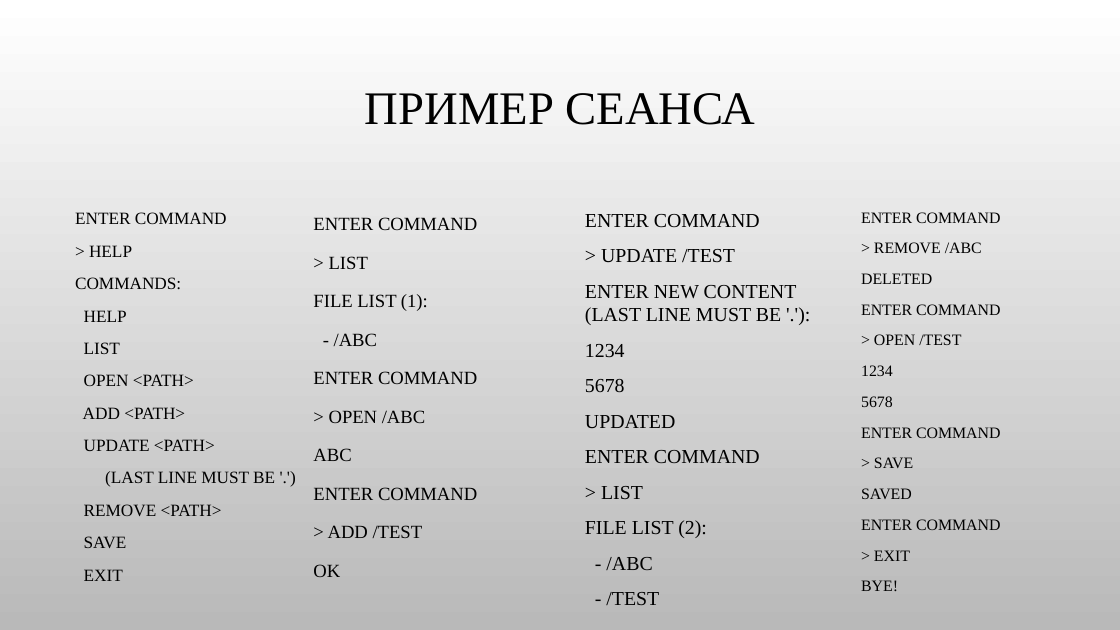
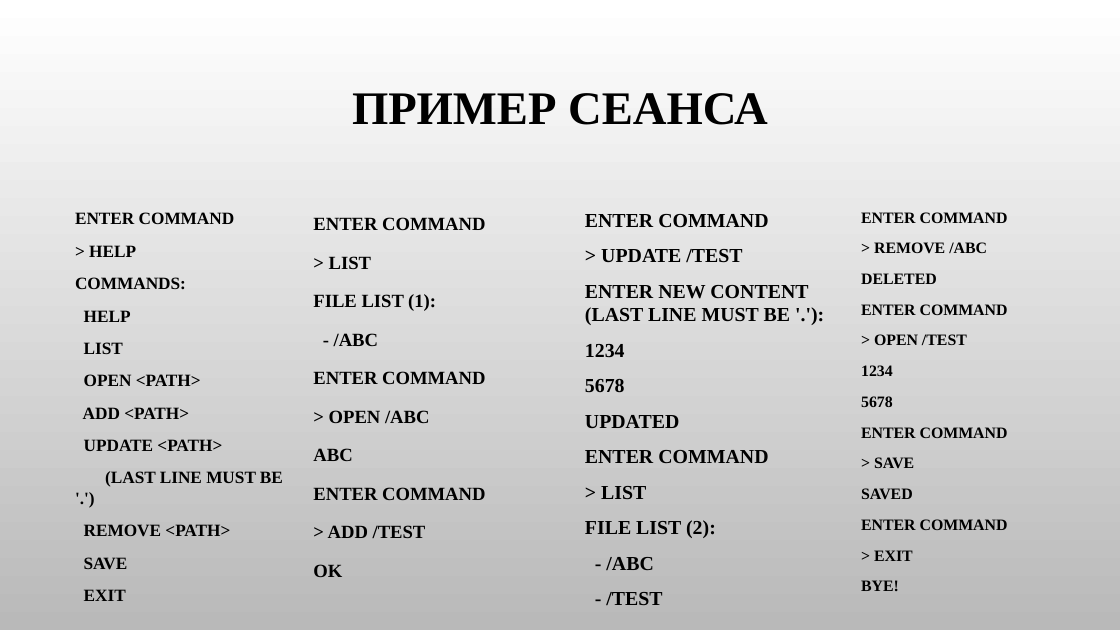
Before and after one commit to BlogPlayCode/BASFS, a slide deck: slide 5 of presentation.pptx. Drawn at 1120x630 pixels with LibreOffice and Linux fonts; fonts in the diff are those of the drawing; background and template pictures are left out. Boxes give left, top, right and bottom in pixels: in the first picture for what was removed or moved away, otherwise in the second. Text is boxed around its words. In the diff, an @@ line names an element or a change of style, - is before the commit and + after.

```diff
--- a/presentation.pptx
+++ b/presentation.pptx
@@ bold on in 5 elements at <box>352,93,768,125</box>, <box>313,217,485,577</box>, <box>75,212,283,601</box>, <box>861,212,1008,591</box>, <box>585,214,808,605</box> @@
```
Also in this commit, not shown: 3 other slides changed, 1 slide added.
